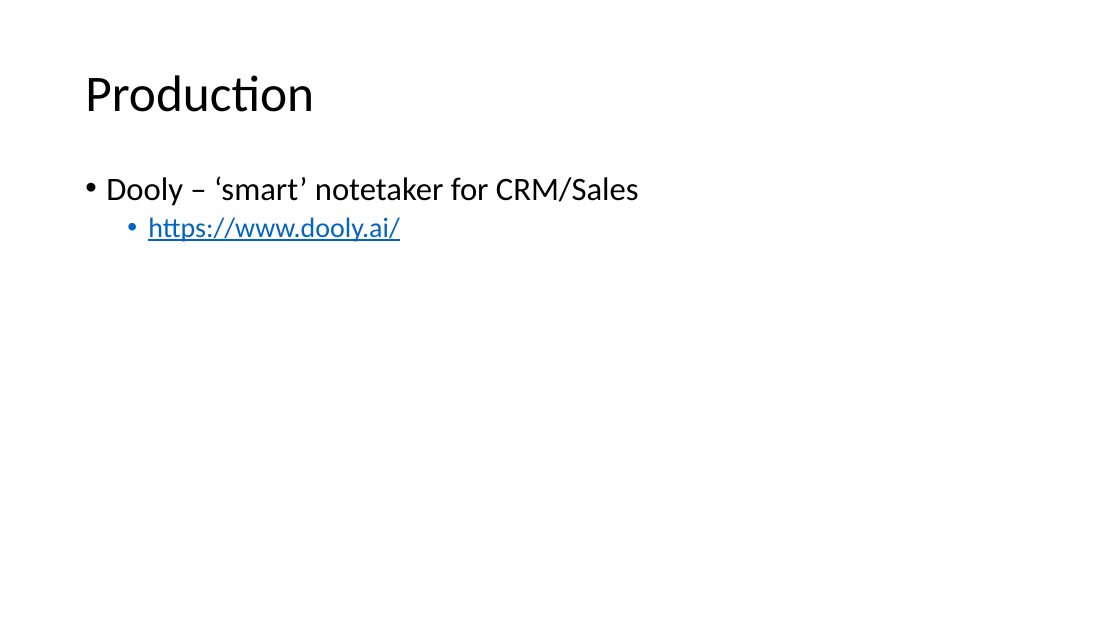
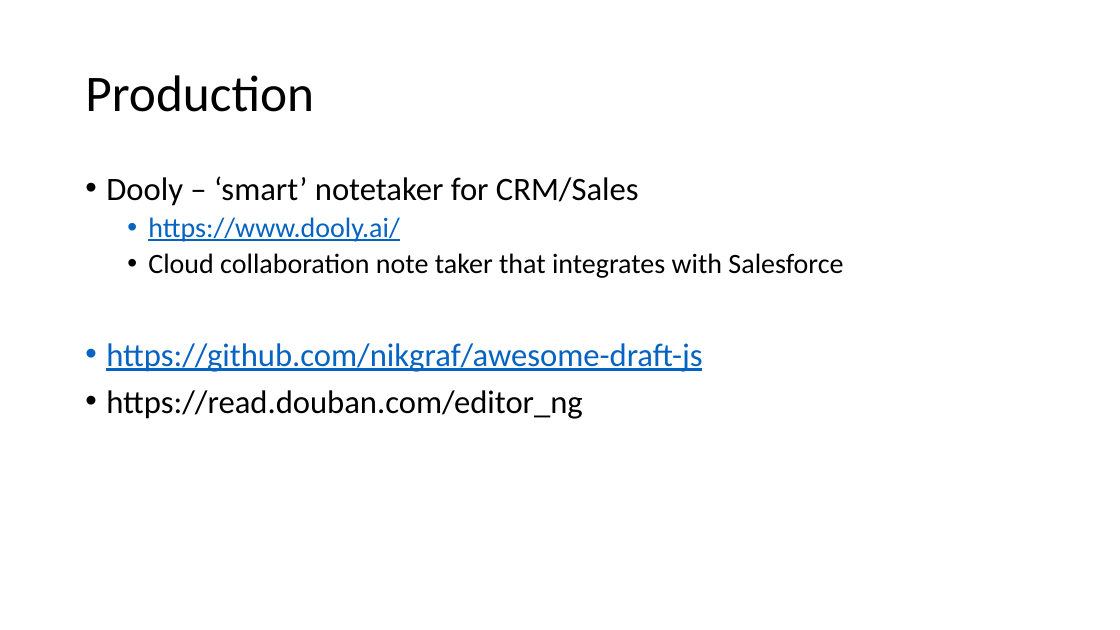
Before and after one commit to Daniel--cai/draft-js-retro, a slide deck: slide 17 of slide.pptx (slide 13 before the commit). Drawn at 1120x630 pixels with LibreOffice and Linux fonts; fonts in the diff are those of the drawing. Boxes give left, top, right and bottom in pixels: in the first picture for what was removed or moved away, otherwise in the second. Text is boxed around its words. In the diff, an @@ line names an element or a change of style, - is before the commit and + after.

```diff
--- a/slide.pptx
+++ b/slide.pptx
@@ text at <box>106,253,843,419</box>: paragraphs added @@
+  • Cloud collaboration note taker that integrates with Salesforce
+• https://github.com/nikgraf/awesome-draft-js
+• https://read.douban.com/editor_ng
```
Also in this commit, not shown: 8 other slides changed, 5 slides added, 1 slide removed, 12 other files.
